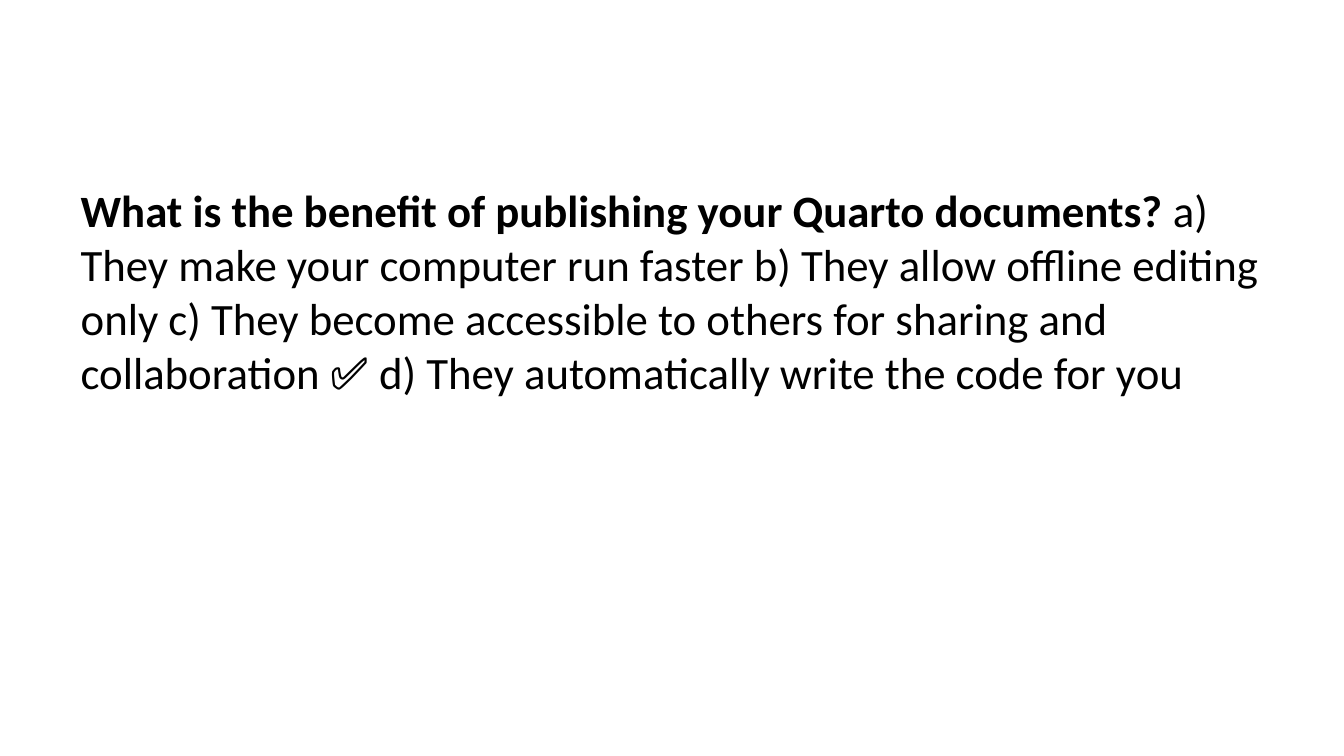
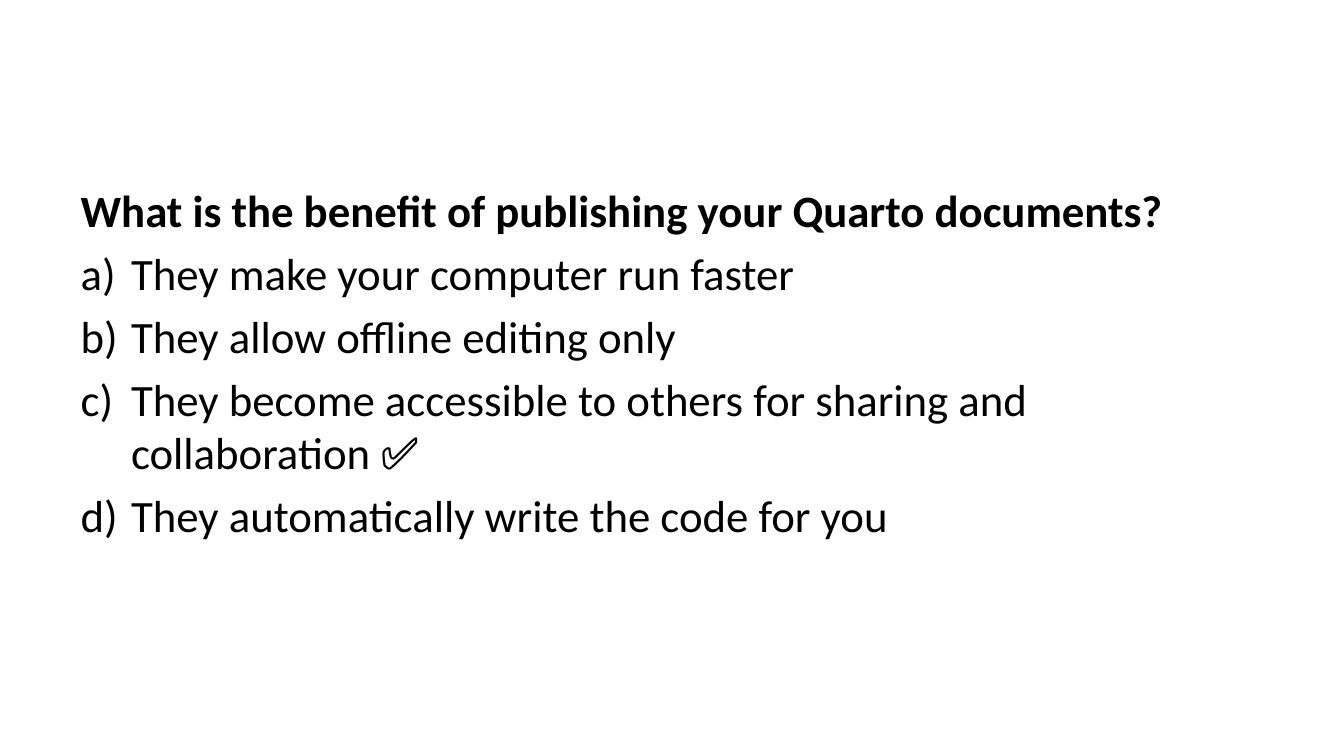
Before and after one commit to lmu-osc/train-the-trainer-student-track-OS, a slide deck: slide 93 of _site/materials/OS-M3/OS-M3-S6-Quarto/OS-M3-S6-Quarto-slides.pptx (slide 90 before the commit). Drawn at 1344x756 pixels with LibreOffice and Linux fonts; fonts in the diff are those of the drawing. Boxes give left, top, right and bottom in pixels: in the first picture for what was removed or moved away, otherwise in the second. Text is boxed around its words. In the diff, an @@ line names an element or a change of style, - is before the commit and + after.

```diff
--- a/_site/materials/OS-M3/OS-M3-S6-Quarto/OS-M3-S6-Quarto-slides.pptx
+++ b/_site/materials/OS-M3/OS-M3-S6-Quarto/OS-M3-S6-Quarto-slides.pptx
@@ text at box(81, 195, 1163, 540): text changed @@
-What is the benefit of publishing your Quarto documents? a) They make your computer run faster b) They allow offline editing only c) They become accessible to others for sharing and collaboration ✅ d) They automatically write the code for you
+What is the benefit of publishing your Quarto documents?
+a) They make your computer run faster
+b) They allow offline editing only
+c) They become accessible to others for sharing and collaboration ✅
+d) They automatically write the code for you
```
Also in this commit, not shown: 72 other slides changed, 7 slides added, 4 slides removed, 39 other files.
